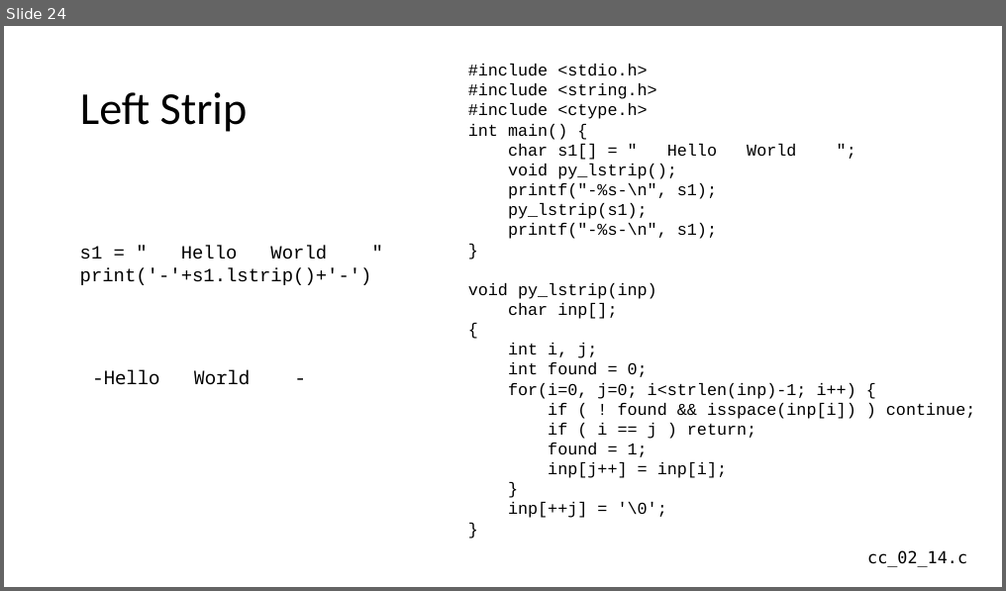
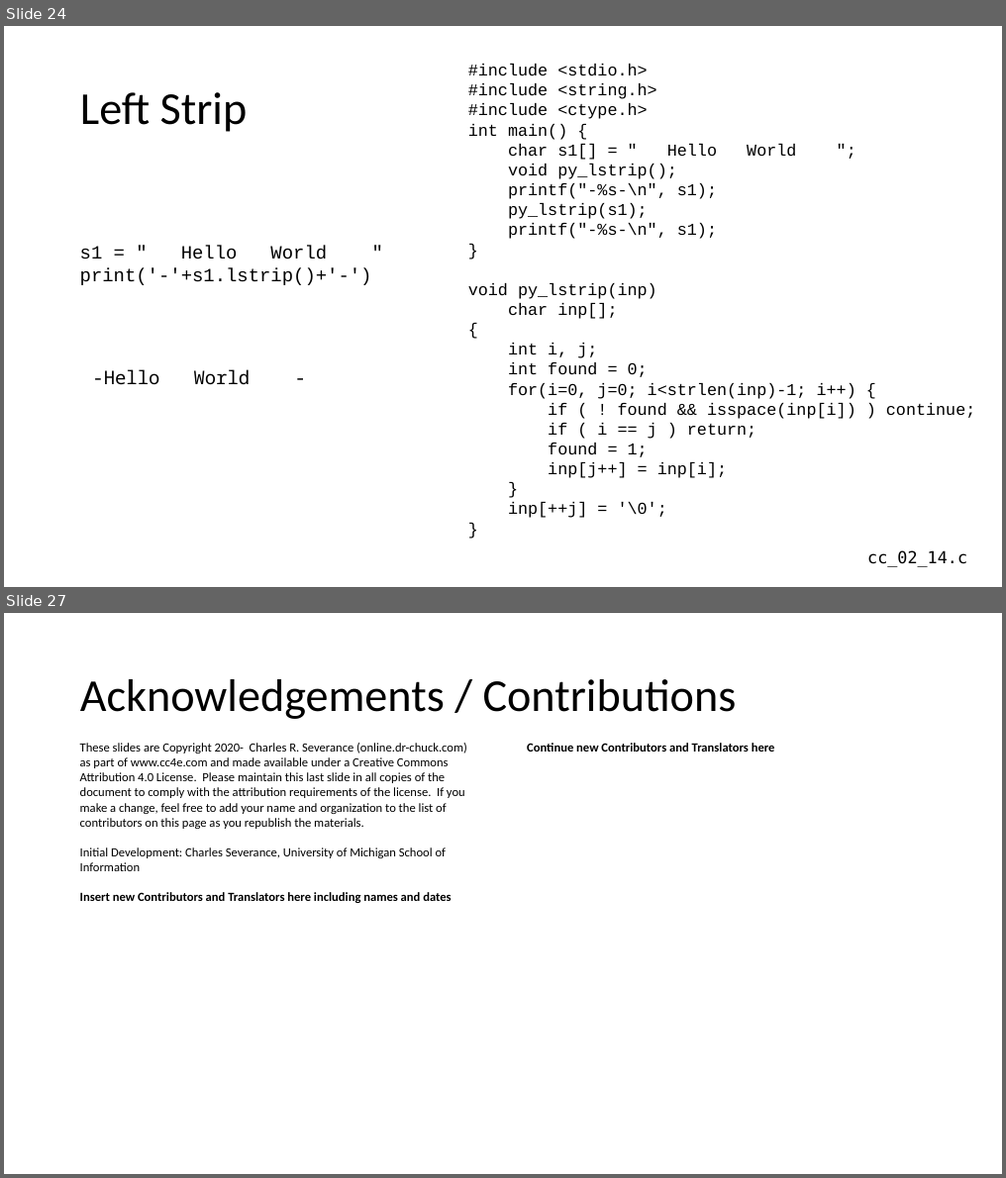
Before and after one commit to csev/cc4e, a slide deck: lectures/CC-02-Python.pptx. Shown one above the other, each under a label of ours: slide 24 before the commit, slides 24 and 27 after it; the slides between them are not shown. The pictures are 1006x591 and 1006x1178 pixels, drawn with LibreOffice and Linux fonts; fonts in the diff are those of the drawing. Boxes give left, top, right and bottom in pixels: in the first picture for what was removed or moved away, otherwise in the second. Text is boxed around its words. In the diff, an @@ line names an element or a change of style, - is before the commit and + after.

```diff
--- a/lectures/CC-02-Python.pptx
+++ b/lectures/CC-02-Python.pptx
@@ slide 27 added at bbox=[4, 613, 1002, 1174], background #FFFFFF @@
@@ title added at bbox=[80, 679, 737, 719], 44 pt, text #000000 @@
+Acknowledgements / Contributions
@@ text added at bbox=[80, 743, 467, 903], 12 pt, text #000000 @@
+These slides are Copyright 2020- Charles R. Severance (online.dr-chuck.com) as part of www.cc4e.com and made available under a Creative Commons Attribution 4.0 License. Please maintain this last slide in all copies of the document to comply with the attribution requirements of the license. If you make a change, feel free to add your name and organization to the list of contributors on this page as you republish the materials.
+Initial Development: Charles Severance, University of Michigan School of Information
+Insert new Contributors and Translators here including names and dates
@@ text added at bbox=[527, 743, 775, 752], 12 pt, text #000000, bold @@
+Continue new Contributors and Translators here
```
Also in this commit, not shown: 1 slide changed, 2 other slides added, 2 other files.
